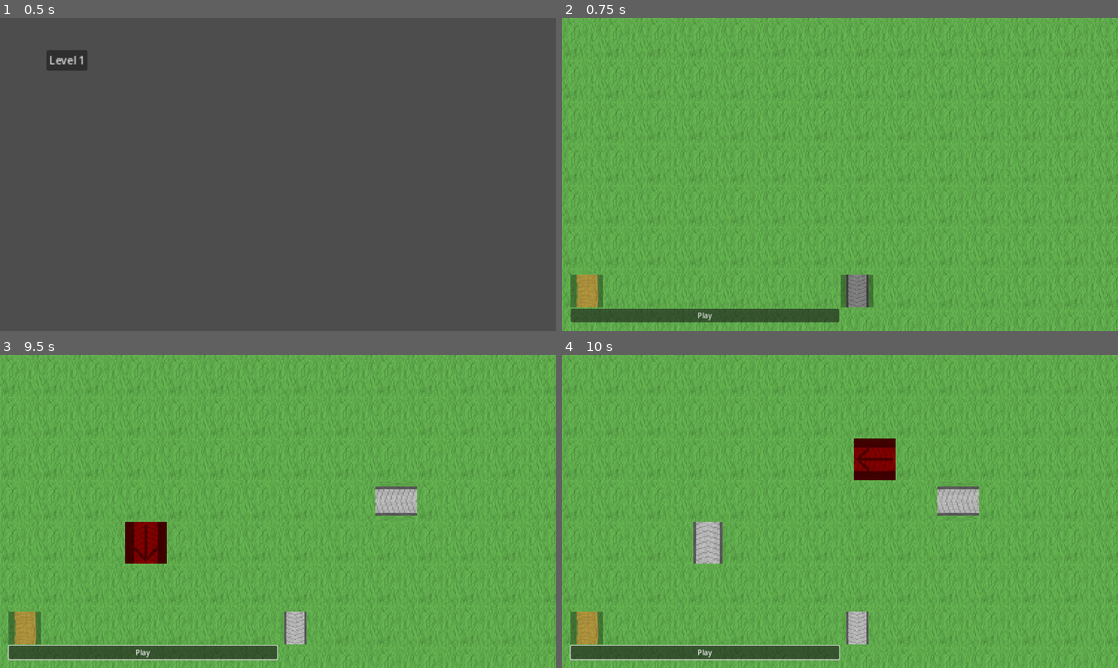
Above: before the commit, frames 1-4 (two rows, left to right).
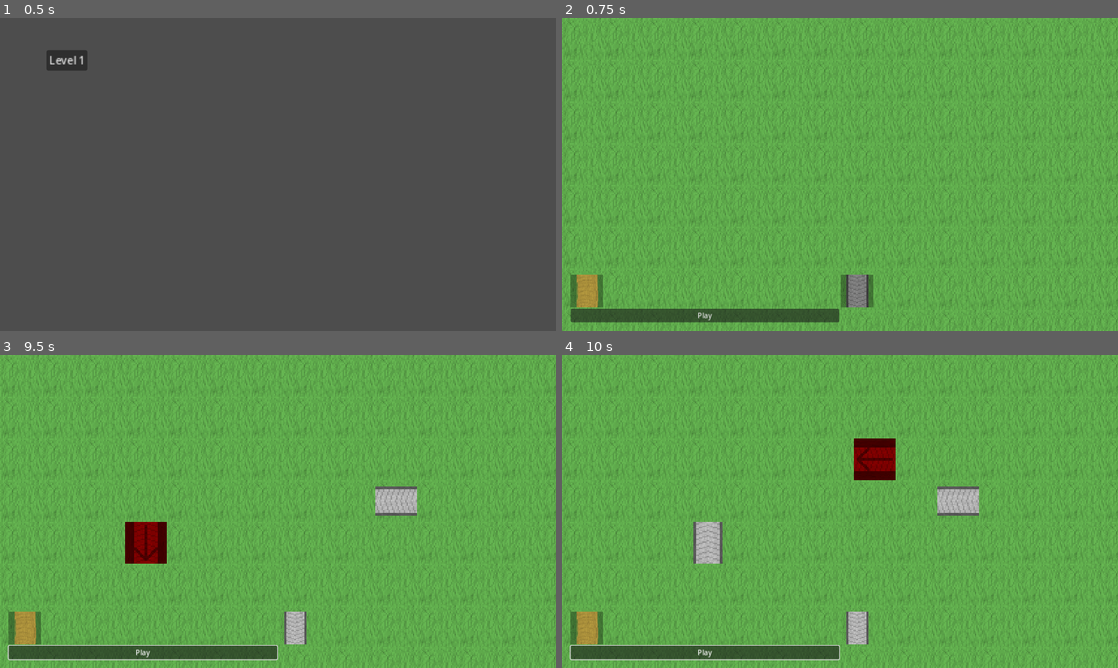
Above: after the commit, the same moments.

Repository: Luesewr/Road-Defense
Game: Godot game, scene res://main_menu.tscn
Two runs of this game, one before a commit and one after it. Both use one fixed random seed, a clock stepped at 60 frames per second and the inputs below.
Inputs (mouse positions are in pixels of both pictures, inside the frame that each line leads up to):
- Up to frame 1 (0.5 s): no input
- Up to frame 2 (0.75 s): click "Level 1" at 0.5 s
- Up to frame 3 (9.5 s): click (144, 627) at 1.25 s; click (411, 627) at 2 s; click "Play" at 2.75 s; click "Play" at 3.5 s; click (144, 627) at 4.25 s; click (411, 627) at 5 s; click (144, 627) at 5.75 s; click (411, 627) at 6.5 s; click "Play" at 7.25 s; tap Enter at 8 s; move the mouse to (400, 495) at 8.02 s; tap R at 8.1, 8.85 s; click (400, 495) at 8.17 s; tap Space at 8.75 s; move the mouse to (166, 527) at 8.77 s; click (166, 527) at 8.92 s
- Up to frame 4 (10 s): move the mouse to (895, 442) at 9.52 s; tap Shift at 9.6 s; click (895, 442) at 9.67 s; tap R at 9.8 s

Frame 1 is identical in both runs. In frame 2, less than 0.1% of the frame differs, in the area x 1-99%, y 8-16%; in frame 3, less than 0.1%; in frame 4, less than 0.1%, in the area x 1-99%, y 8-67%.

Commit message:
Put grass on a separate layer

Diff:
--- a/Cell.tscn
+++ b/Cell.tscn
@@ -1,10 +1,10 @@
 [gd_scene load_steps=3 format=3 uid="uid://cwo8ncahhwljy"]
 
 [ext_resource type="Script" path="res://cell.gd" id="1_6ys8y"]
-[ext_resource type="Texture2D" uid="uid://ba5nwl2dg2rkx" path="res://Textures/grass.png" id="1_bbr86"]
+[ext_resource type="Texture2D" uid="uid://cgdkfnrpd0qtm" path="res://Textures/no_texture.png" id="1_ocil7"]
 
 [node name="Cell" type="TextureRect"]
 process_mode = 4
 texture_filter = 1
-texture = ExtResource("1_bbr86")
+texture = ExtResource("1_ocil7")
 script = ExtResource("1_6ys8y")
--- a/Level_1.tscn
+++ b/Level_1.tscn
@@ -1,13 +1,14 @@
-[gd_scene load_steps=9 format=3 uid="uid://duovl5rl0w5fa"]
+[gd_scene load_steps=10 format=3 uid="uid://duovl5rl0w5fa"]
 
 [ext_resource type="Script" path="res://root_logic.gd" id="1_jm7f0"]
 [ext_resource type="Script" path="res://camera.gd" id="2_yw5f4"]
 [ext_resource type="Script" path="res://grid.gd" id="3_78gud"]
-[ext_resource type="Texture2D" uid="uid://dhnqtm53emla2" path="res://Textures/basic_path.png" id="4_48s3h"]
+[ext_resource type="Texture2D" uid="uid://bcbkibeith0pt" path="res://Textures/grass.png" id="3_bashn"]
+[ext_resource type="Texture2D" uid="uid://c41b5b5s1xchi" path="res://Textures/basic_path.png" id="4_48s3h"]
 [ext_resource type="Script" path="res://control.gd" id="4_63irt"]
-[ext_resource type="Texture2D" uid="uid://b6rc5jm4n42tk" path="res://Textures/arrow.png" id="4_av0fw"]
+[ext_resource type="Texture2D" uid="uid://cieioscrx6n54" path="res://Textures/arrow.png" id="4_av0fw"]
 [ext_resource type="Script" path="res://ui_tile_button.gd" id="5_uq4m3"]
-[ext_resource type="Texture2D" uid="uid://bahulbu27rm44" path="res://Textures/conveyor_path.png" id="6_smq8y"]
+[ext_resource type="Texture2D" uid="uid://btsu3vtqmkjr4" path="res://Textures/conveyor_path.png" id="6_smq8y"]
 
 [node name="Level_1" type="Node"]
 script = ExtResource("1_jm7f0")
@@ -21,7 +22,11 @@
 drag_bottom_margin = 0.0
 script = ExtResource("2_yw5f4")
 
-[node name="Grid" type="Node2D" parent="."]
+[node name="Grid" type="TextureRect" parent="."]
+texture_filter = 1
+texture_repeat = 2
+texture = ExtResource("3_bashn")
+stretch_mode = 1
 script = ExtResource("3_78gud")
 
 [node name="DirectionIndicator" type="TextureRect" parent="Grid"]
@@ -59,7 +64,7 @@
 layout_mode = 2
 size_flags_horizontal = 3
 size_flags_vertical = 3
-tooltip_text = "Create a basic road"
+tooltip_text = "Create a conveyor belt"
 texture_normal = ExtResource("6_smq8y")
 stretch_mode = 4
 script = ExtResource("5_uq4m3")
--- a/camera.gd
+++ b/camera.gd
@@ -5,7 +5,7 @@
 
 var MAX_ZOOM = Vector2(10, 10)
 var MIN_ZOOM = Vector2(0.5, 0.5)
-var Grid: Node2D
+var Grid: TextureRect
 # Called when the node enters the scene tree for the first time.
 func _ready():
 	prevCoords = get_viewport().get_mouse_position()
--- a/grid.gd
+++ b/grid.gd
@@ -1,4 +1,4 @@
-extends Node2D
+extends TextureRect
 
 var GRID_SIZE = Vector2(25, 25)
 var HOVER_COLOR_ACCEPT = Color(0.0, 0.7, 0.0)
@@ -17,27 +17,34 @@
 var currentDirection: int = 0
 
 var rootNode: Node
-var directionIndicator: TextureRect
 var textures: Dictionary
+var logo_textures: Dictionary
 @export var gridRect: Rect2 = Rect2(Vector2(0, 0), GRID_SIZE * CELL_SIZE)
 
 func _ready():
 	rootNode = self.get_owner()
 	textures = rootNode.get("textures")
-
-	directionIndicator = get_node("DirectionIndicator")
+	logo_textures = rootNode.get("logo_textures")
 
 	create_grid()
 
-	directionIndicator.size = CELL_SIZE
-	directionIndicator.pivot_offset = directionIndicator.size / 2
+	$DirectionIndicator.size = CELL_SIZE
+	$DirectionIndicator.pivot_offset = $DirectionIndicator.size / 2
 
 	set_process_input(true)
 
 func create_grid():
 	var cell_instance = cellScene.instantiate()
 
-	CELL_SIZE = cell_instance.get_texture().get_size() * CELL_SCALAR
+	self.size = CELL_SIZE * GRID_SIZE
+
+	var new_texture = Image.load_from_file("res://Textures/grass.png")
+
+	CELL_SIZE = Vector2(new_texture.get_size()) * CELL_SCALAR
+
+	new_texture.resize(CELL_SIZE.x, CELL_SIZE.y, Image.INTERPOLATE_NEAREST)
+	self.texture = ImageTexture.create_from_image(new_texture)
+
 	gridRect = Rect2(Vector2(0, 0), CELL_SIZE * GRID_SIZE)
 
 	for y in range(GRID_SIZE.y):
@@ -57,7 +64,7 @@
 
 	if userInUI:
 		reset_modulation(lastHoverIndex)
-		directionIndicator.visible = false
+		$DirectionIndicator.visible = false
 
 	if event is InputEventMouseButton and event.button_index == MOUSE_BUTTON_LEFT and event.is_pressed() and !userInUI:
 		interact_cell()
@@ -71,11 +78,11 @@
 		var index = calc_cell_index_from_position(position)
 		set_hover(index)
 
-		directionIndicator.position = floor(position / CELL_SIZE) * CELL_SIZE
+		$DirectionIndicator.position = floor(position / CELL_SIZE) * CELL_SIZE
 
 	else:
 		reset_modulation(lastHoverIndex)
-		directionIndicator.visible = false
+		$DirectionIndicator.visible = false
 
 func set_hover(index: int):
 	if lastHoverIndex != index:
@@ -94,10 +101,10 @@
 		cells[index].modulate = HOVER_COLOR_ACCEPT
 
 	if selected_tile_type != -1:
-		cells[index].set_tile_texture(textures[selected_tile_type])
+		cells[index].set_tile_texture([logo_textures[selected_tile_type]])
 		cells[index].rotation = dir_to_rad(currentDirection)
 
-		directionIndicator.visible = true
+		$DirectionIndicator.visible = true
 	else:
 		reset_texture(index)
 
@@ -138,7 +145,7 @@
 
 func update_direction(direction: int):
 	currentDirection = direction
-	directionIndicator.rotation = dir_to_rad(direction)
+	$DirectionIndicator.rotation = dir_to_rad(direction)
 	process_hover()
 
 func get_selected_tile_type():
--- a/root_logic.gd
+++ b/root_logic.gd
@@ -2,9 +2,16 @@
 
 @export var textures: Dictionary = {
 	-1: [preload("res://Textures/missing_texture.png")],
-	0: [preload("res://Textures/grass.png")],
+	0: [preload("res://Textures/no_texture.png")],
 	1: [preload("res://Textures/basic_path.png")],
 	2: [preload("res://Textures/conveyor_path.png"), preload("res://Textures/conveyor_path_2.png"), preload("res://Textures/conveyor_path_3.png"), preload("res://Textures/conveyor_path_4.png")],
+}
+
+@export var logo_textures: Dictionary = {
+	-1: preload("res://Textures/missing_texture.png"),
+	0: preload("res://Textures/no_texture.png"),
+	1: preload("res://Textures/basic_path_grass.png"),
+	2: preload("res://Textures/conveyor_path_grass.png"),
 }
 
 @export var selectedNode: TextureButton = null
@@ -13,7 +20,7 @@
 
 var shiftActive = false
 
-var Grid: Node2D
+var Grid: TextureRect
 
 func _ready():
 	Grid = get_node("Grid")
@@ -31,7 +38,6 @@
 		else:
 			selectedDirection = (selectedDirection + 1) % 4
 		Grid.update_direction(selectedDirection)
-
 
 func set_selected_node(node):
 	# Dehighlight old selected
--- a/ui_tile_button.gd
+++ b/ui_tile_button.gd
@@ -13,7 +13,7 @@
 	set_process_input(true)
 	set_modulate(unpressedColor)
 	rootNode = self.get_owner()
-	self.texture_normal = rootNode.get("textures")[tileType][0]
+	self.texture_normal = rootNode.get("logo_textures")[tileType]
 
 func _on_pressed():
 	rootNode.set_selected_node(self)
Binary file changed: Textures/basic_path.png
Binary file added: Textures/basic_path_grass.png
Binary file changed: Textures/conveyor_path.png
Binary file changed: Textures/conveyor_path_2.png
Binary file changed: Textures/conveyor_path_3.png
Binary file changed: Textures/conveyor_path_4.png
Binary file added: Textures/conveyor_path_grass.png
Binary file added: Textures/no_texture.png
Not shown, changed: Textures/basic_path.pdn
Not shown, added: Textures/basic_path_grass.pdn
Not shown, changed: Textures/conveyor_path.pdn
Not shown, changed: Textures/conveyor_path_2.pdn
(and 4 more such lines)
